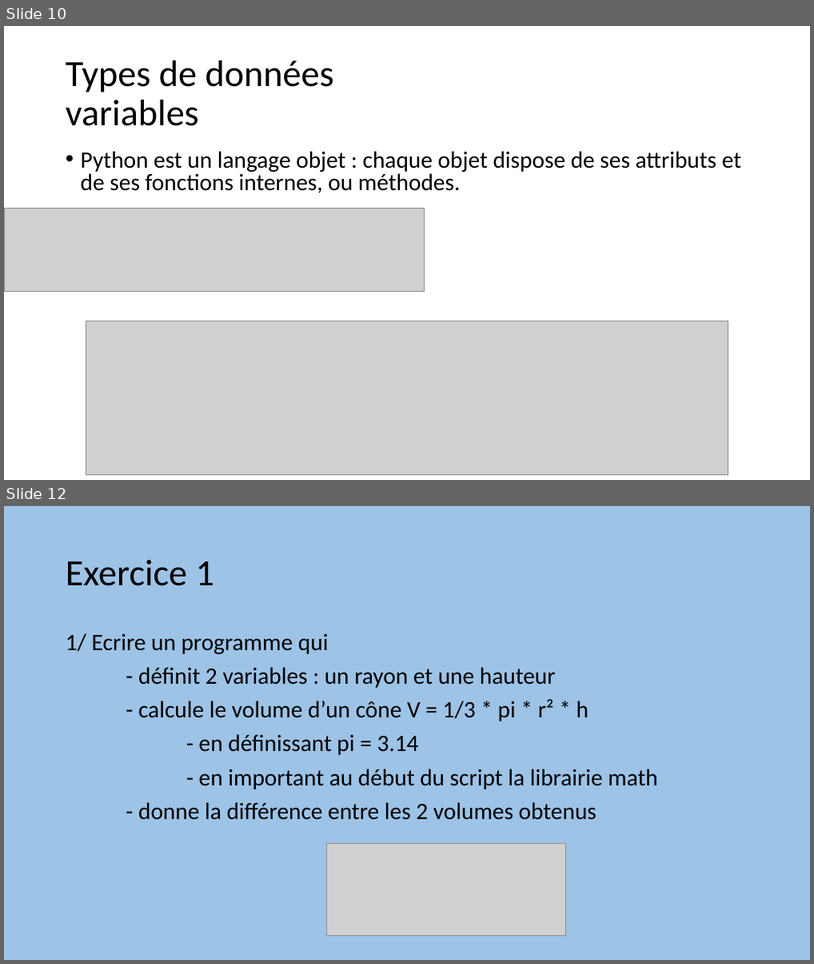
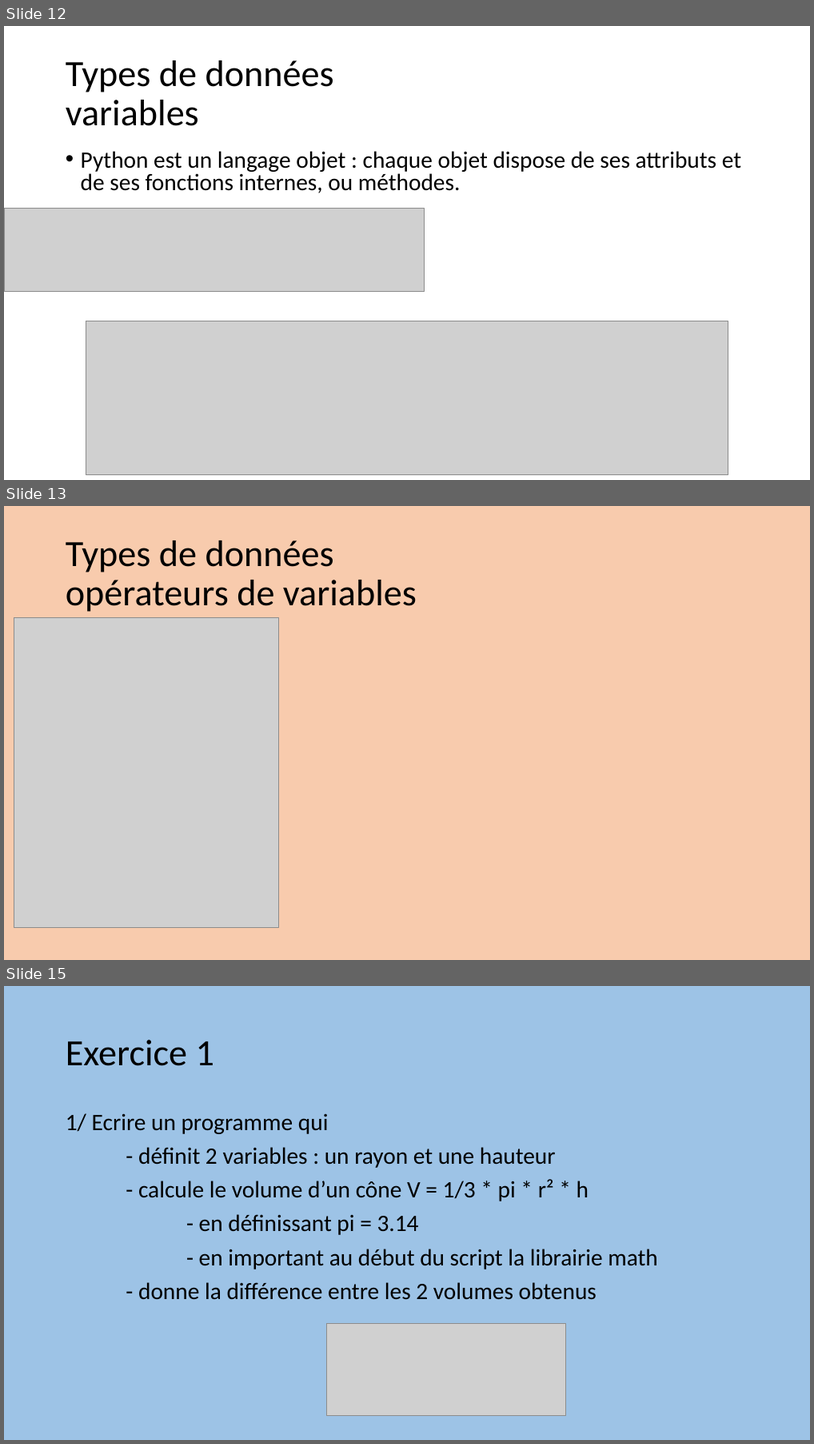
Before and after one commit to aubinthomas/Course, a slide deck: python_debutant/Formation Python débutant.pptx. Shown one above the other, each under a label of ours: slides 10 and 12 before the commit, slides 12, 13 and 15 after it; the slides between them are not shown. The pictures are 814x964 and 814x1444 pixels, drawn with LibreOffice and Linux fonts; fonts in the diff are those of the drawing; grey boxes stand for pictures. Boxes give left, top, right and bottom in pixels: in the first picture for what was removed or moved away, otherwise in the second. Text is boxed around its words. In the diff, an @@ line names an element or a change of style, - is before the commit and + after.

```diff
--- a/python_debutant/Formation Python débutant.pptx
+++ b/python_debutant/Formation Python débutant.pptx
@@ slide 13 added at <box>4,506,810,960</box>, background #F8CBAD @@
@@ title added at <box>66,540,417,612</box>, 44 pt, text #000000 @@
+Types de données
+opérateurs de variables
@@ picture added at <box>14,618,279,928</box> @@
@@ what was slide 10 is now slide 12 @@
@@ what was slide 12 is now slide 15 @@
```
Also in this commit, not shown: 6 slides changed, 2 other slides added.
